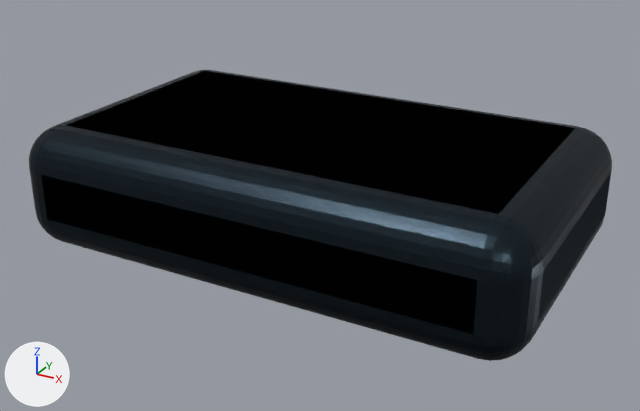
A saved change to the glTF model android/app/src/main/assets/models/vehicle_technical_atlases/body/body_31/body_31.glb.
Camera for both pictures: a 50 mm lens placed at (1.132, -2.053, 0.965), pointed at (0.007, -0.009, -0.057). The axes (+X, +Y, +Z) are drawn at lower left. The lights are the same throughout. The picture after the commit comes second. Where no turn or scale is listed for an object, it has been applied to the vertices.

Objects in the first picture: 'asset_mesh__body_1439__reference_body'.
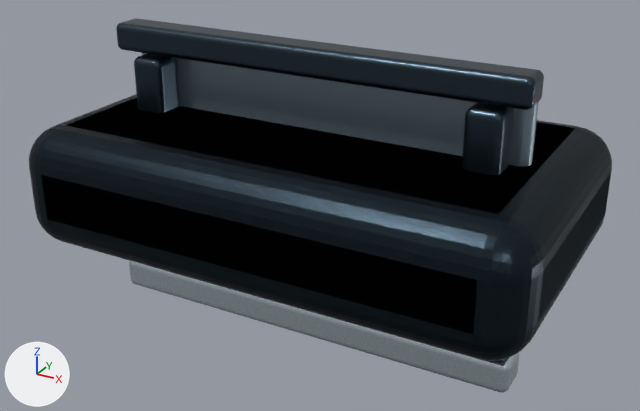
What the commit changed:
Mesh me_mesh_50 is new.
It has 488 vertices, 972 faces and spans x -0.049..0.049, y -0.049..0.049, z -0.332..0.332.
It uses material mat_g4ed_dark_steel (dark blue #35434d).
Mesh me_mesh_48 is new.
It has 488 vertices, 972 faces and spans x -0.615..0.615, y -0.049..0.049, z -0.04..0.04.
It uses material mat_g4ed_dark_steel (dark blue #35434d).
Mesh me_mesh_47 is new.
It has 488 vertices, 972 faces and spans x -0.63..0.63, y -0.055..0.055, z -0.049..0.049.
It uses material mat_g4ed_machined_surface (pale blue #d5e5ec).
Mesh me_mesh_46 is new.
It has 488 vertices, 972 faces and spans x -0.6..0.6, y -0.031..0.031, z -0.406..0.406.
It uses material mat_g4ed_cast_aluminum (greyish blue #899ba6).
Object 'asset_mesh__body_1434__right_reinforcement' (ob_asset_mesh__body_1434__right_reinforcement) is new; it shows me_mesh_50.
Its location is (0.504, -0.07, 0.0).
Object 'asset_mesh__body_1434__left_reinforcement' (ob_asset_mesh__body_1434__left_reinforcement) is new; it shows a copy of me_mesh_50.
Its location is (-0.504, -0.07, 0.0).
Object 'asset_mesh__body_1434__lower_flange' (ob_asset_mesh__body_1434__lower_flange) is new; it shows me_mesh_48.
Its location is (0.0, -0.06, 0.381).
Object 'asset_mesh__body_1434__upper_flange' (ob_asset_mesh__body_1434__upper_flange) is new; it shows me_mesh_47.
Its location is (0.0, -0.08, -0.375).
Object 'asset_mesh__body_1434__stamped_sheet' (ob_asset_mesh__body_1434__stamped_sheet) is new; it shows me_mesh_46.
Its location is (0.0, 0.0, 0.0).

Boxes [x1, y1, x2, y2] around the edits, measured in the pictures (640 x 411 px):
'asset_mesh__body_1434__stamped_sheet', added
    after: [142, 53, 539, 166]
'asset_mesh__body_1434__lower_flange', added
    after: [116, 18, 544, 110]
'asset_mesh__body_1434__upper_flange', added (pale blue)
    after: [129, 260, 519, 393]
'asset_mesh__body_1434__right_reinforcement', added
    after: [462, 103, 513, 175]
'asset_mesh__body_1434__left_reinforcement', added
    after: [134, 54, 179, 113]
